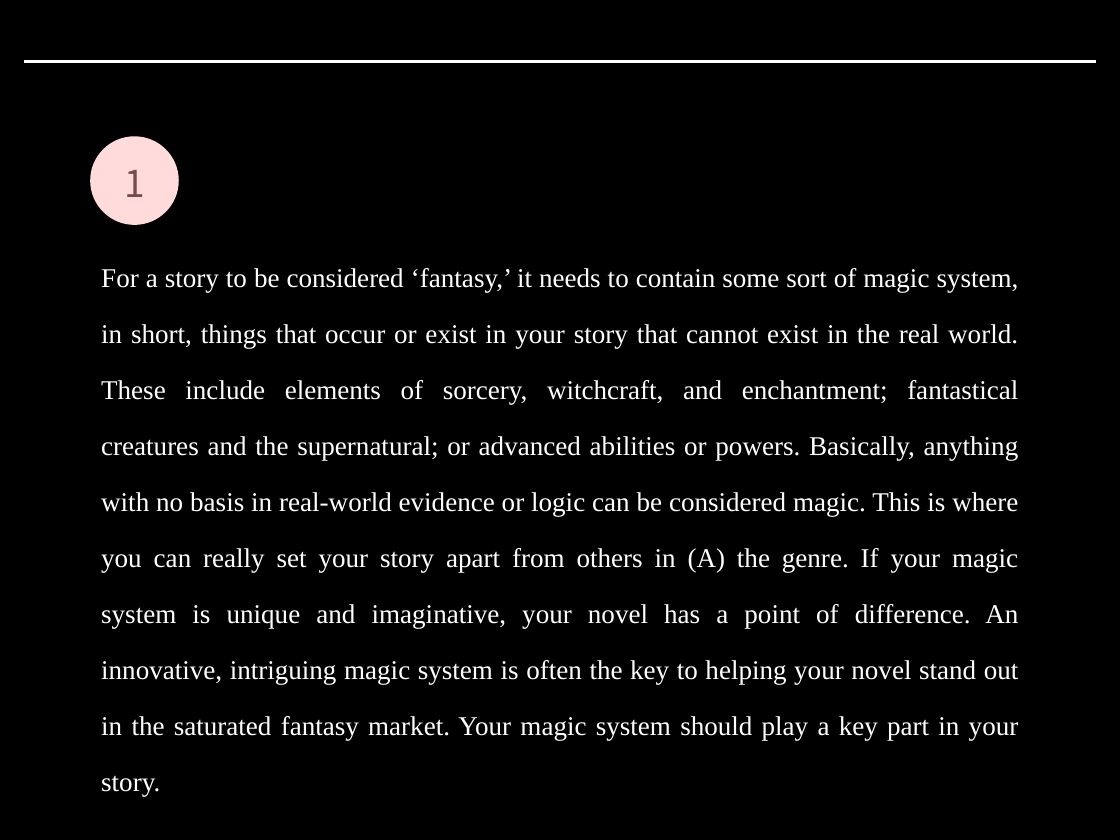
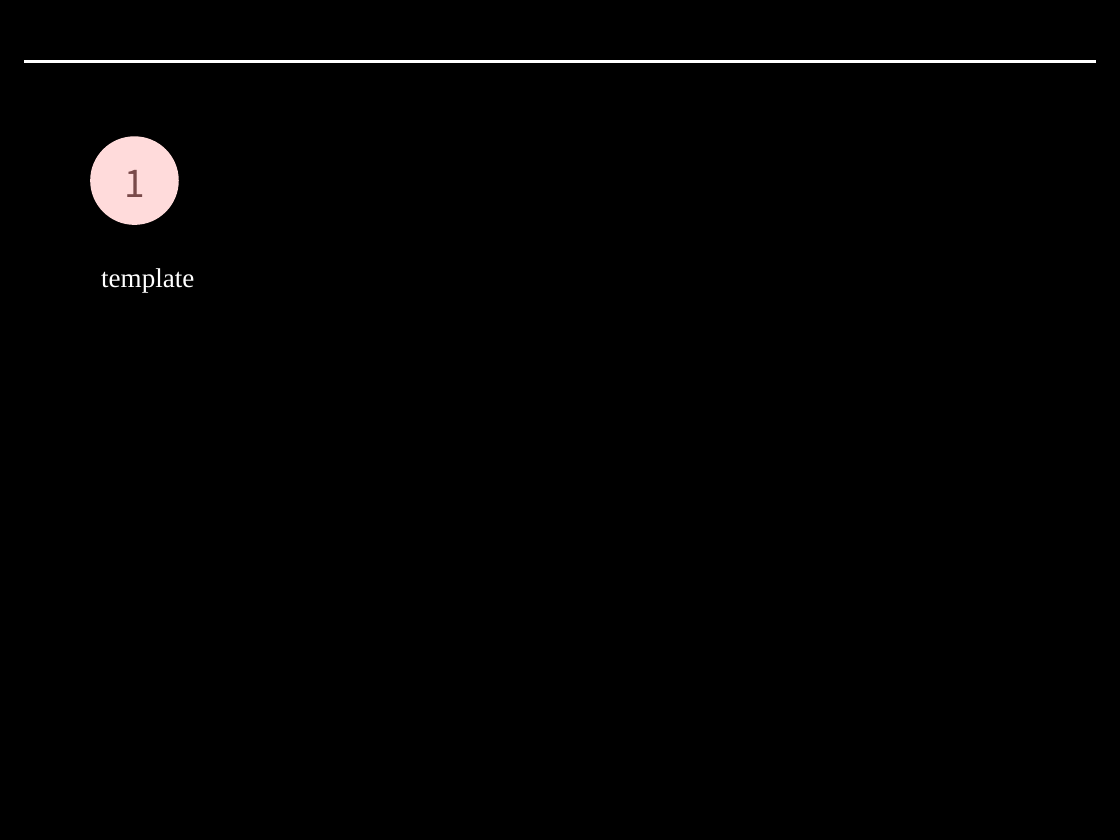
Before and after one commit to howard-kim/book2ppt, a slide deck: slide 1 of backend/template.pptx. Drawn at 1120x840 pixels with LibreOffice and Linux fonts; fonts in the diff are those of the drawing. Boxes give left, top, right and bottom in pixels: in the first picture for what was removed or moved away, otherwise in the second. Text is boxed around its words. In the diff, an @@ line names an element or a change of style, - is before the commit and + after.

```diff
--- a/backend/template.pptx
+++ b/backend/template.pptx
@@ text removed at bbox=[101, 268, 1019, 797] @@
-For a story to be considered ‘fantasy,’ it needs to contain some sort of magic system, in short, things that occur or exist in your story that cannot exist in the real world. These include elements of sorcery, witchcraft, and enchantment; fantastical creatures and the supernatural; or advanced abilities or powers. Basically, anything with no basis in real-world evidence or logic can be considered magic. This is where you can really set your story apart from others in (A) the genre. If your magic system is unique and imaginative, your novel has a point of difference. An innovative, intriguing magic system is often the key to helping your novel stand out in the saturated fantasy market. Your magic system should play a key part in your story.
@@ text added at bbox=[101, 268, 194, 293], 30 pt, text #FFFFFF @@
+template
```
Also in this commit, not shown: 2 other slides changed, 2 slides added, 2 slides removed, 6 other files.
